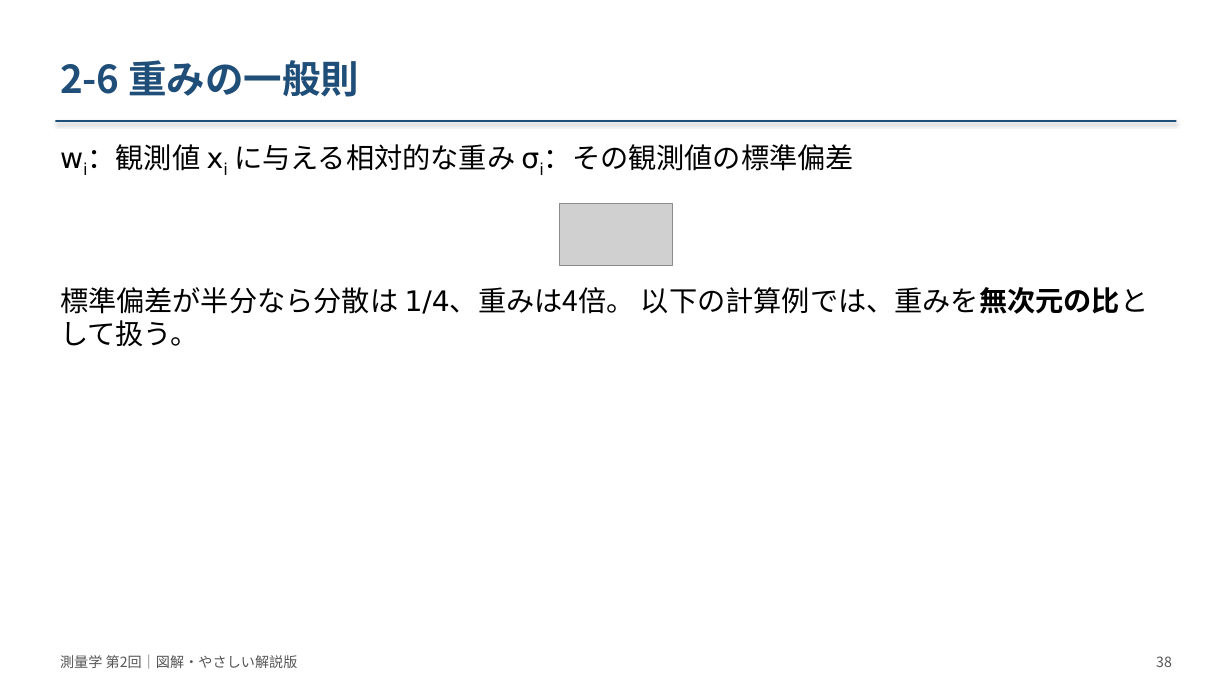
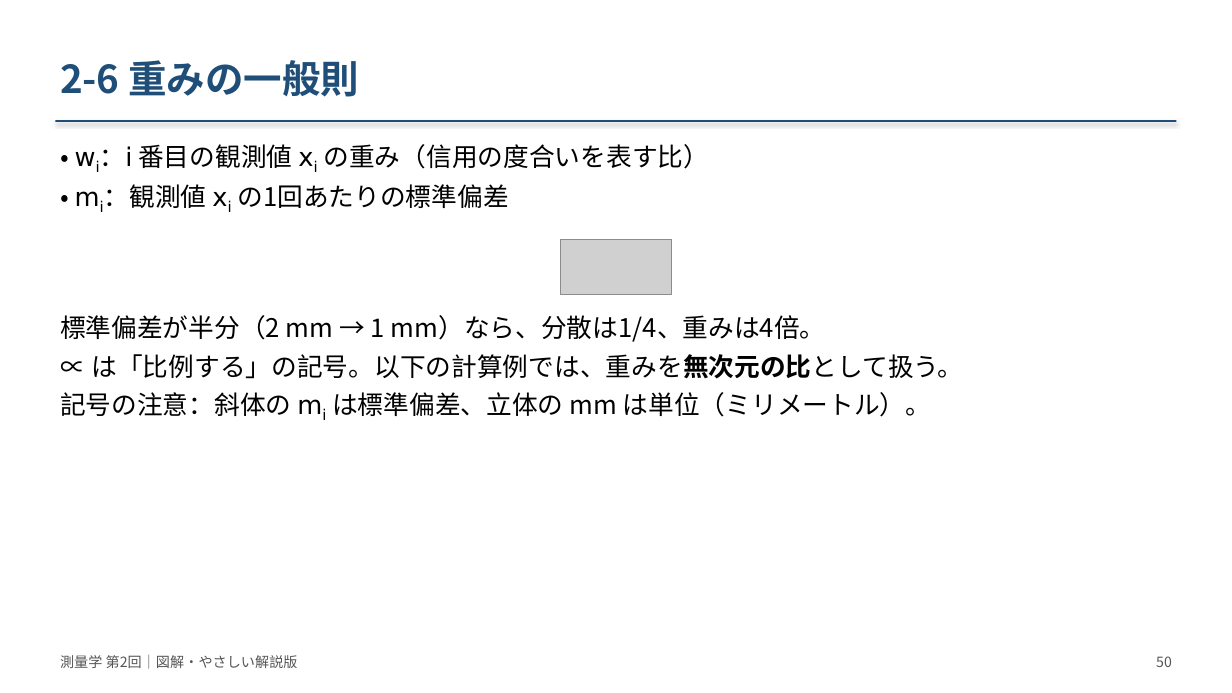
Before and after one commit to NN3210/Lecture, a slide deck: slide 50 of Surveying/materials/slides/第02回_測量の基礎と誤差論/改訂版_20261008/測量学_第02回_図解改訂版.pptx (slide 38 before the commit). Drawn at 1232x693 pixels with LibreOffice and Linux fonts; fonts in the diff are those of the drawing; grey boxes stand for pictures. Boxes give left, top, right and bottom in pixels: in the first picture for what was removed or moved away, otherwise in the second. Text is boxed around its words. In the diff, an @@ line names an element or a change of style, - is before the commit and + after.

```diff
--- a/Surveying/materials/slides/第02回_測量の基礎と誤差論/改訂版_20261008/測量学_第02回_図解改訂版.pptx
+++ b/Surveying/materials/slides/第02回_測量の基礎と誤差論/改訂版_20261008/測量学_第02回_図解改訂版.pptx
@@ text at (100,144,709,208): text changed; size 22 to 20 pt @@
-wi：観測値 xi に与える相対的な重み σi：その観測値の標準偏差
+• wi：i 番目の観測値 xi の重み（信用の度合いを表す比）
+• mi：観測値 xi の1回あたりの標準偏差
@@ picture: place and size @@
-picture at (559,203,673,265)
+picture at (560,239,672,294)
@@ text at (60,315,963,417): text changed; size 22 to 20 pt @@
-標準偏差が半分なら分散は 1/4、重みは4倍。 以下の計算例では、重みを無次元の比として扱う。
+標準偏差が半分（2 mm → 1 mm）なら、分散は1/4、重みは4倍。
+∝ は「比例する」の記号。以下の計算例では、重みを無次元の比として扱う。
+記号の注意：斜体の mi は標準偏差、立体の mm は単位（ミリメートル）。
@@ text at (1156,656,1172,667): text changed @@
-38
+50
```
Also in this commit, not shown: 57 other slides changed, 14 slides added, 23 other files.
